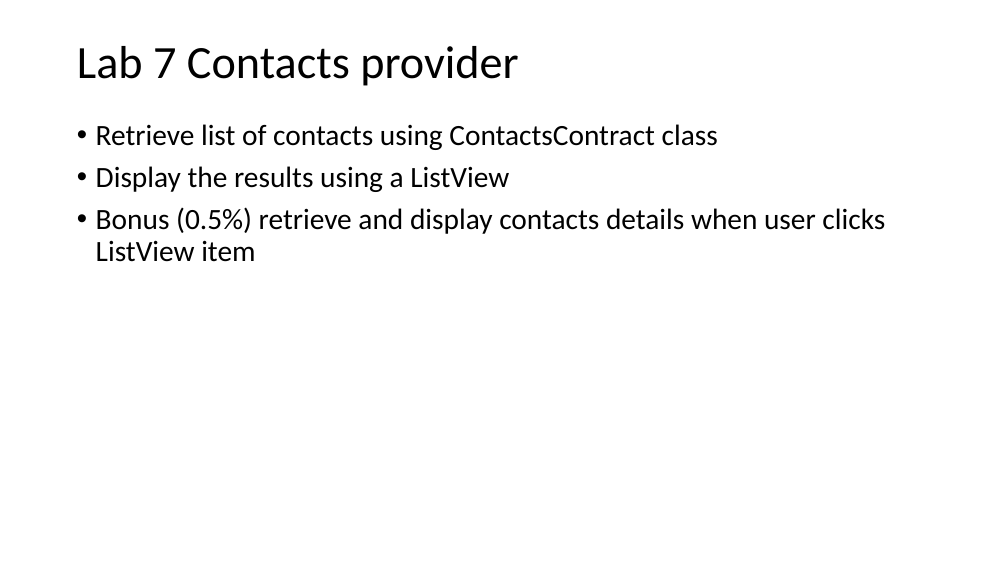
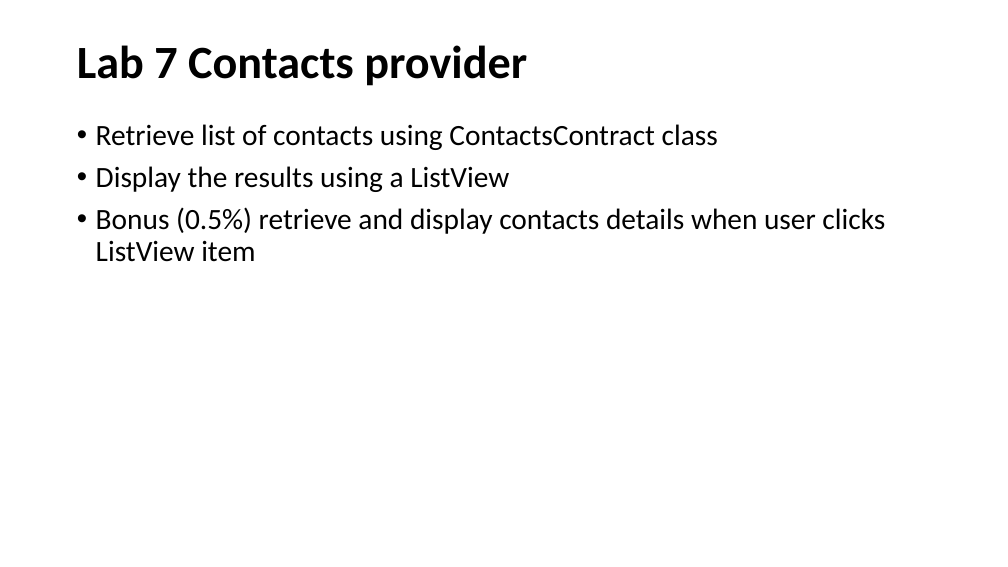
Before and after one commit to russellu/cs230, a slide deck: slide 28 of Lecture_12.pptx. Drawn at 1008x567 pixels with LibreOffice and Linux fonts; fonts in the diff are those of the drawing. Boxes give left, top, right and bottom in pixels: in the first picture for what was removed or moved away, otherwise in the second. Text is boxed around its words. In the diff, an @@ line names an element or a change of style, - is before the commit and + after.

```diff
--- a/Lecture_12.pptx
+++ b/Lecture_12.pptx
@@ title "Lab 7 Contacts provider" at bbox=[77, 45, 527, 86]: bold on @@
```
Also in this commit, not shown: 5 other slides changed.
